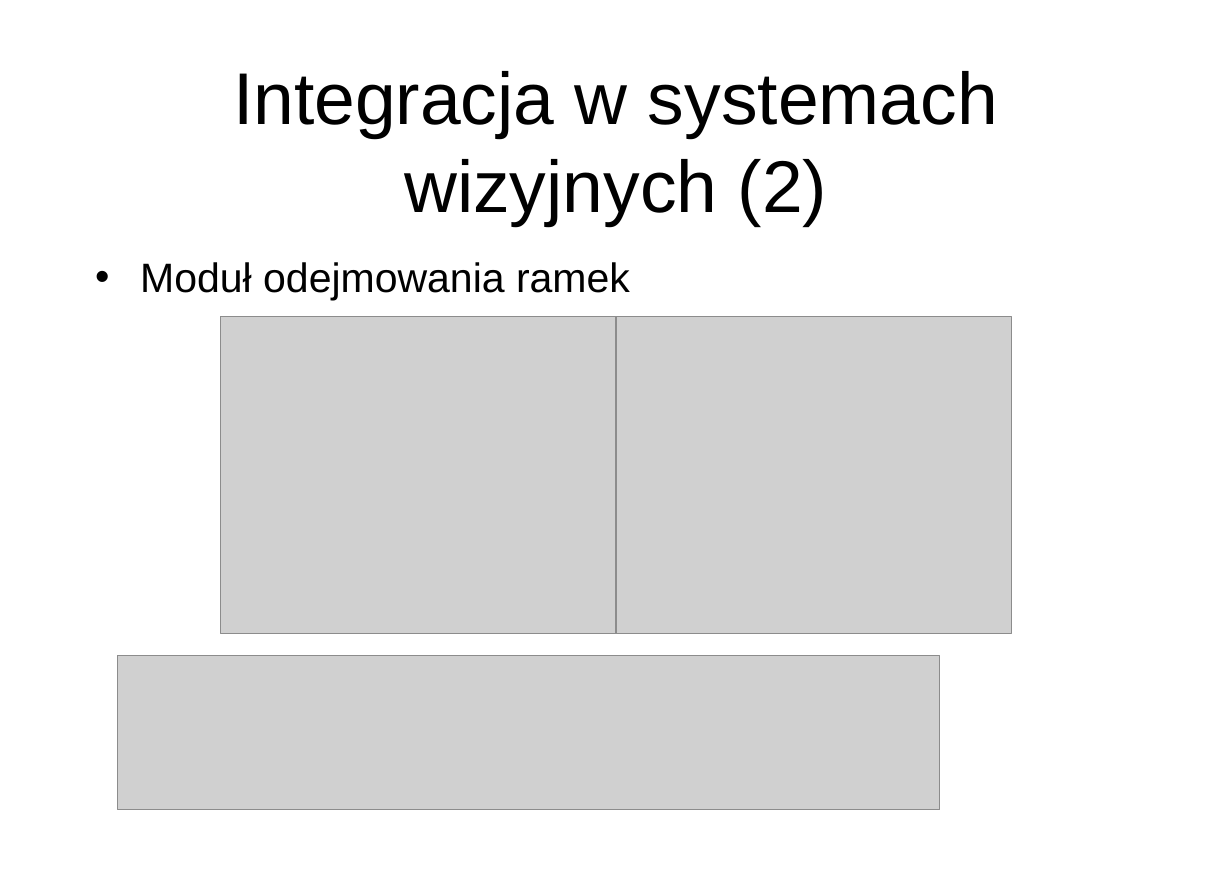
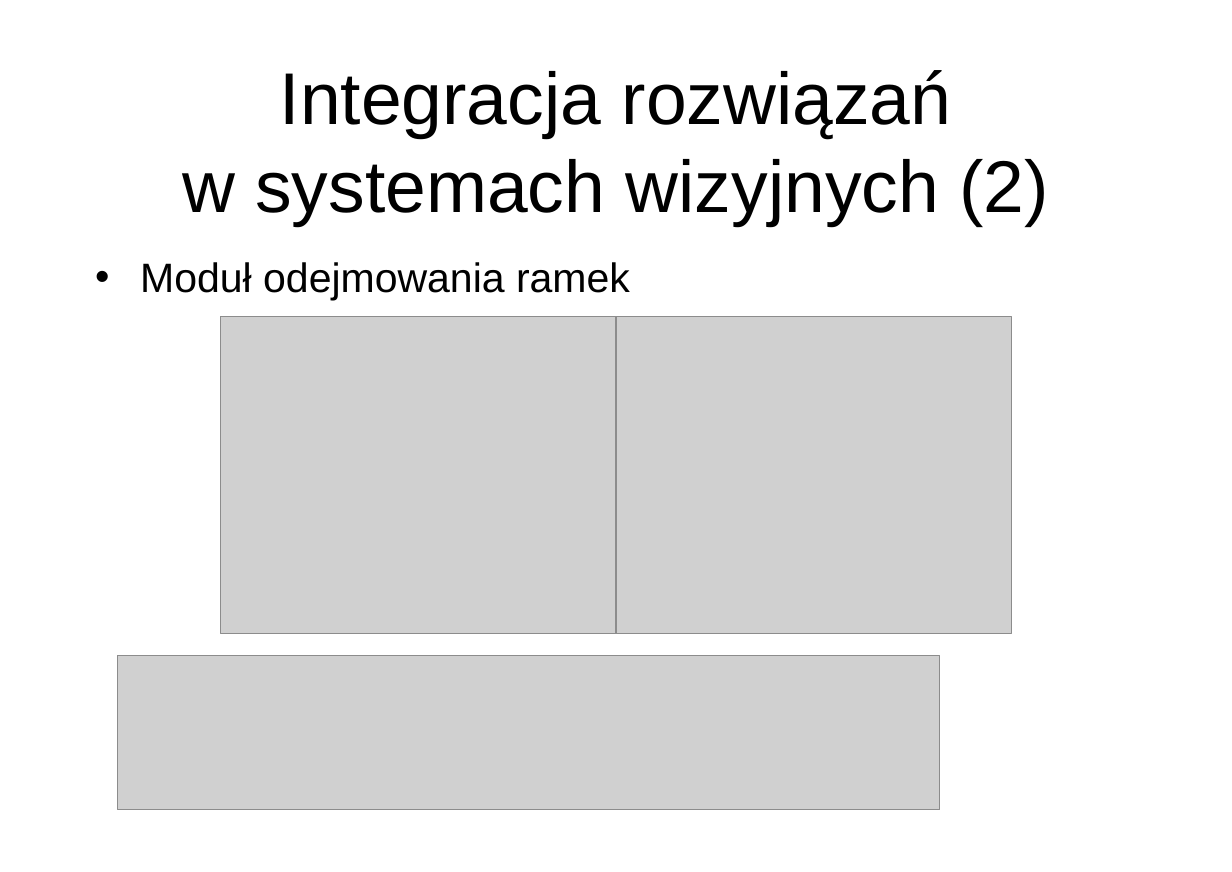
Before and after one commit to wgml/magister-doc, a slide deck: slide 8 of prezentacja.pptx. Drawn at 1232x872 pixels with LibreOffice and Linux fonts; fonts in the diff are those of the drawing; grey boxes stand for pictures; background and template pictures are left out. Boxes give left, top, right and bottom in pixels: in the first picture for what was removed or moved away, otherwise in the second. Text is boxed around its words. In the diff, an @@ line names an element or a change of style, - is before the commit and + after.

```diff
--- a/prezentacja.pptx
+++ b/prezentacja.pptx
@@ title at <box>182,70,1049,226</box>: text changed @@
-Integracja w systemach wizyjnych (2)
+Integracja rozwiązań
+w systemach wizyjnych (2)
```
Also in this commit, not shown: 8 other slides changed, 1 slide added, 1 other file.
